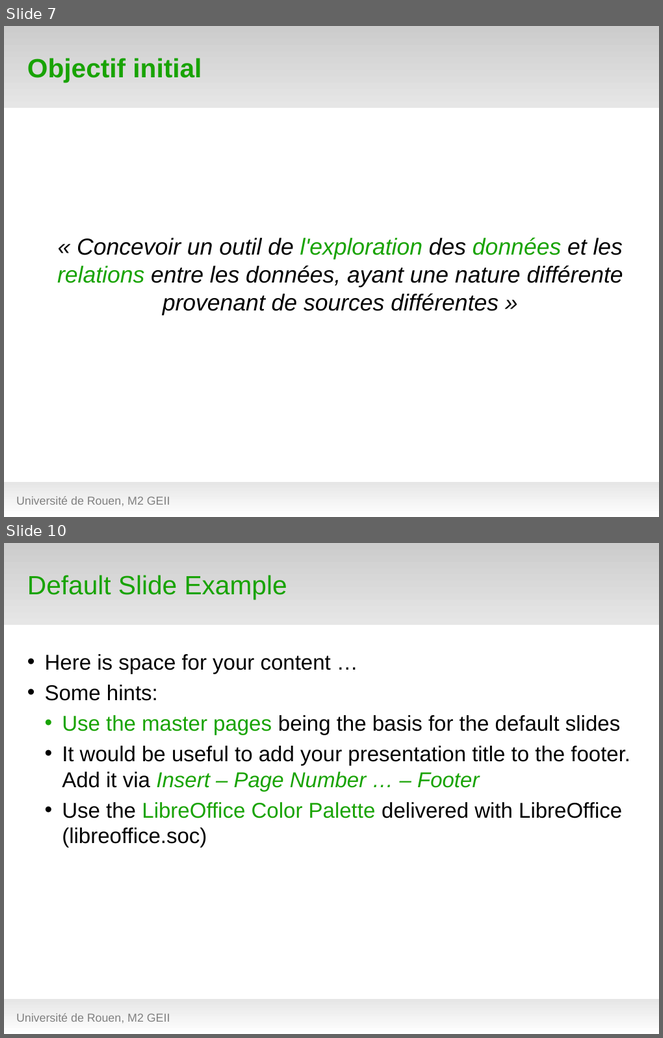
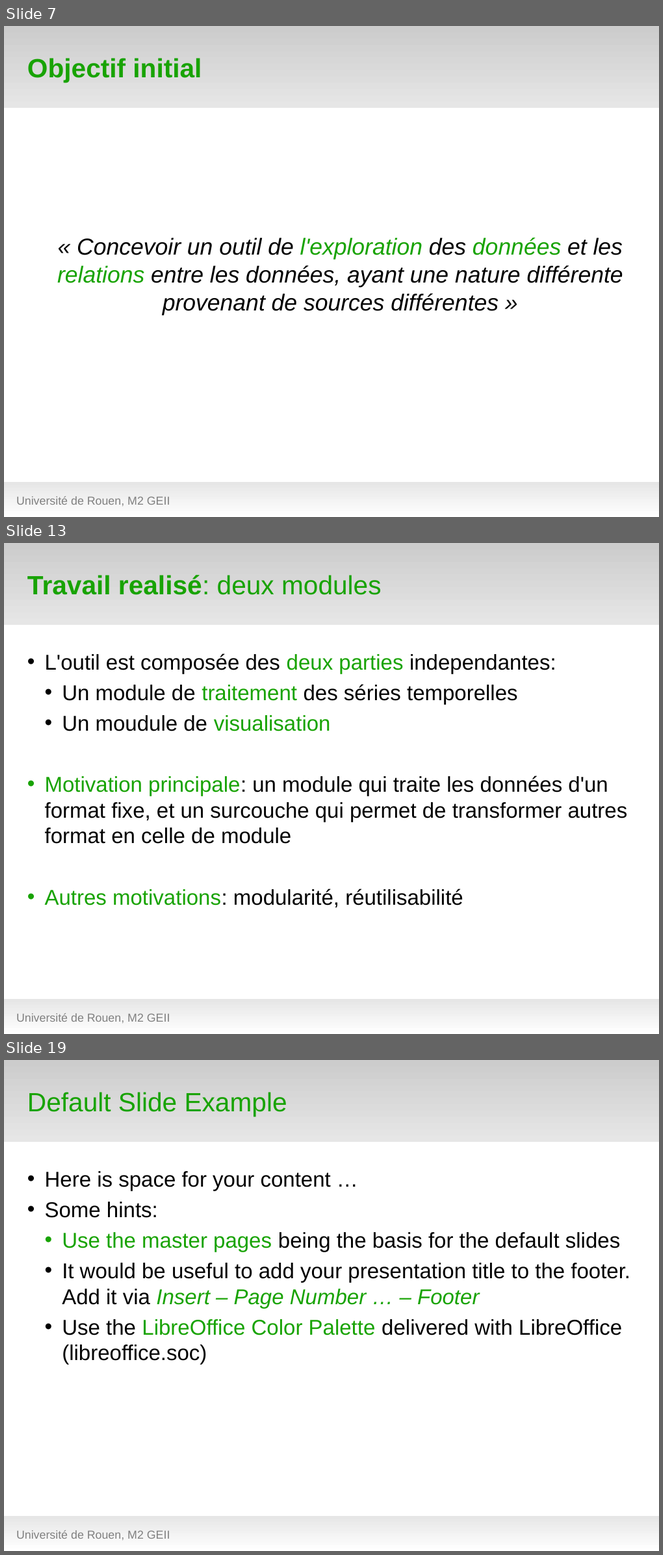
Before and after one commit to hanzenok/dataexp, a slide deck: presentation/test_green5.odp. Shown one above the other, each under a label of ours: slides 7 and 10 before the commit, slides 7, 13 and 19 after it; the slides between them are not shown. The pictures are 663x1038 and 663x1555 pixels, drawn with LibreOffice and Linux fonts; fonts in the diff are those of the drawing; background and template pictures are left out. Boxes give left, top, right and bottom in pixels: in the first picture for what was removed or moved away, otherwise in the second. Text is boxed around its words. In the diff, an @@ line names an element or a change of style, - is before the commit and + after.

```diff
--- a/presentation/test_green5.odp
+++ b/presentation/test_green5.odp
@@ slide 13 added at (x1=4, y1=543, x2=659, y2=1034), background #FFFFFF; not listed: 2 template elements that a slide beside it also shows @@
@@ title added at (x1=27, y1=575, x2=382, y2=595), 32 pt, text #18A303, bold @@
+Travail realisé: deux modules
@@ text added at (x1=45, y1=653, x2=628, y2=908), 26 pt, text #000000 @@
+• L'outil est composée des deux parties independantes:
+  • Un module de traitement des séries temporelles
+  • Un moudule de visualisation
+• Motivation principale: un module qui traite les données d'un format fixe, et un surcouche qui permet de transformer autres format en celle de module
+• Autres motivations: modularité, réutilisabilité
@@ text added at (x1=16, y1=1014, x2=170, y2=1023), 14 pt, text #808080 @@
+Université de Rouen, M2 GEII
@@ what was slide 10 is now slide 19 @@
```
Also in this commit, not shown: 2 slides changed, 9 other slides added, 1 slide removed, 13 other files.
